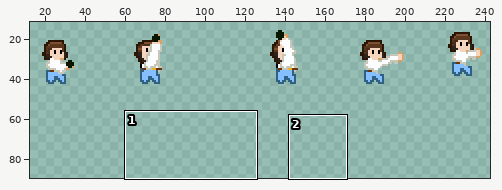
Two versions of one sprite sheet, Assets/Sprites/Player/SpriteSheet_Player_Throw.png. Above: a wide view before the commit, with the close-up outlined.
Close-up. Before:
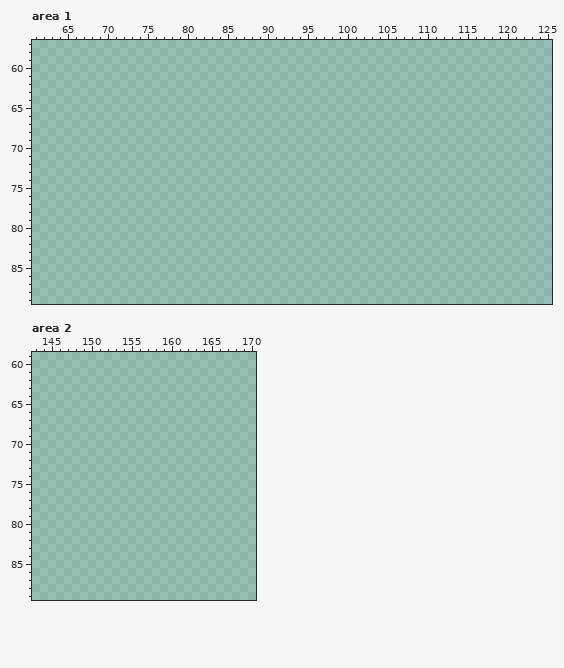
The file is 256x256 pixels. Shown: area 1: x 61..125, y 57..89; area 2: x 143..170, y 59..89. The wide view leaves out empty margins. The commit also changed other parts of the picture, which this record leaves out.
After:
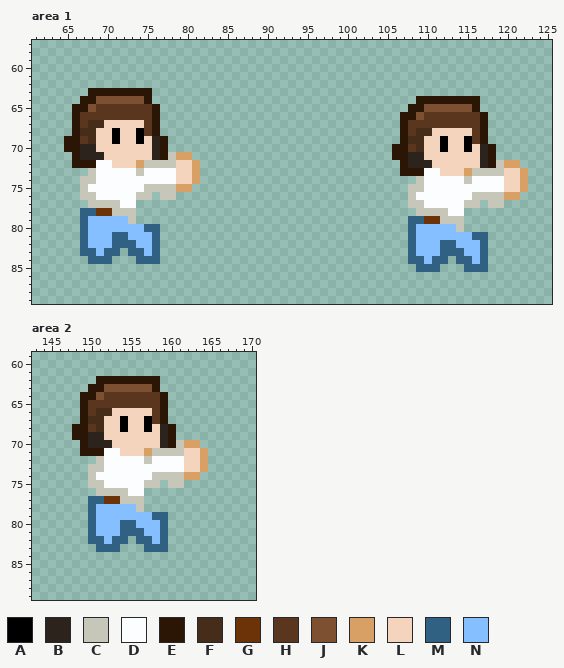
Palette (. is transparent): A #000000  B #2c231d  C #c6c7b9  D #fbfdff  E #2b1505  F #462d1a  G #6c3309  H #59361d  J #7c5030  K #d9a066  L #f4d4bd  M #306082  N #85bfff
Diff:
Changed rows in their new state; - is an unchanged pixel.
Area 1:
first column x 65:
63 ---EEEEEEEE-----------------------------------------------
64 --EEJJJJJJE---------------------------------EEEEEEEE------
65 -EEJHHHHHHHE-------------------------------EEJJJJJJE------
66 -EHHHHHHHHHE------------------------------EEJHHHHHHHE-----
67 -EHFFLLLLLHE------------------------------EHHHHHHHHHE-----
68 -EFFLLALLAHE------------------------------EHFFLLLLLHE-----
69 EEHFLLALLALBE-----------------------------EFFLLALLAHE-----
70 EEBBLLLLLLLBE----------------------------EEHFLLALLALBE----
71 -EBBBLLLLLLBECKK-------------------------EEBBLLLLLLLBE----
72 -EEEDDLLLKCCCCLLK-------------------------EBBBLLLLLLBECKK-
73 ---CDDDDDCDDDDLLK-------------------------EEEDDLLLKCCCCLLK
74 --CCDDDDDDDDDDLLK---------------------------CDDDDDCDDDDLLK
75 --CDDDDDDDCCCCKK---------------------------CCDDDDDDDDDDLLK
76 --CCDDDDDCC-CC-----------------------------CDDDDDDDCCCCKK-
77 ---CCCCDD----------------------------------CCDDDDDCC-CC---
78 --MMGGCCC-----------------------------------CCCCDD--------
79 --MNNNNNC----------------------------------MMGGCCC--------
80 --MNNNNNNNMM-------------------------------MNNNNNC--------
81 --MNNNMMNNNM-------------------------------MNNNNNNNMM-----
82 --MNNNMMMNNM-------------------------------MNNNMMNNNM-----
83 --MMNMM-MMNM-------------------------------MNNNMMMNNM-----
84 ---MMM---MMM-------------------------------MMNMM-MMNM-----
85 --------------------------------------------MMM---MMM-----
Area 2:
first column x 148:
62 ---EEEEEEEE------
63 --EEJJJJJJE------
64 -EEJHHHHHHHE-----
65 -EHHHHHHHHHE-----
66 -EHFFLLLLLHE-----
67 -EFFLLALLAHE-----
68 EEHFLLALLALBE----
69 EEBBLLLLLLLBE----
70 -EBBBLLLLLLBECKK-
71 -EEEDDLLLKCCCCLLK
72 ---CDDDDDCDDDDLLK
73 --CCDDDDDDDDDDLLK
74 --CDDDDDDDCCCCKK-
75 --CCDDDDDCC-CC---
76 ---CCCCDD--------
77 --MMGGCCC--------
78 --MNNNNNC--------
79 --MNNNNNNNMM-----
80 --MNNNMMNNNM-----
81 --MNNNMMMNNM-----
82 --MMNMM-MMNM-----
83 ---MMM---MMM-----
